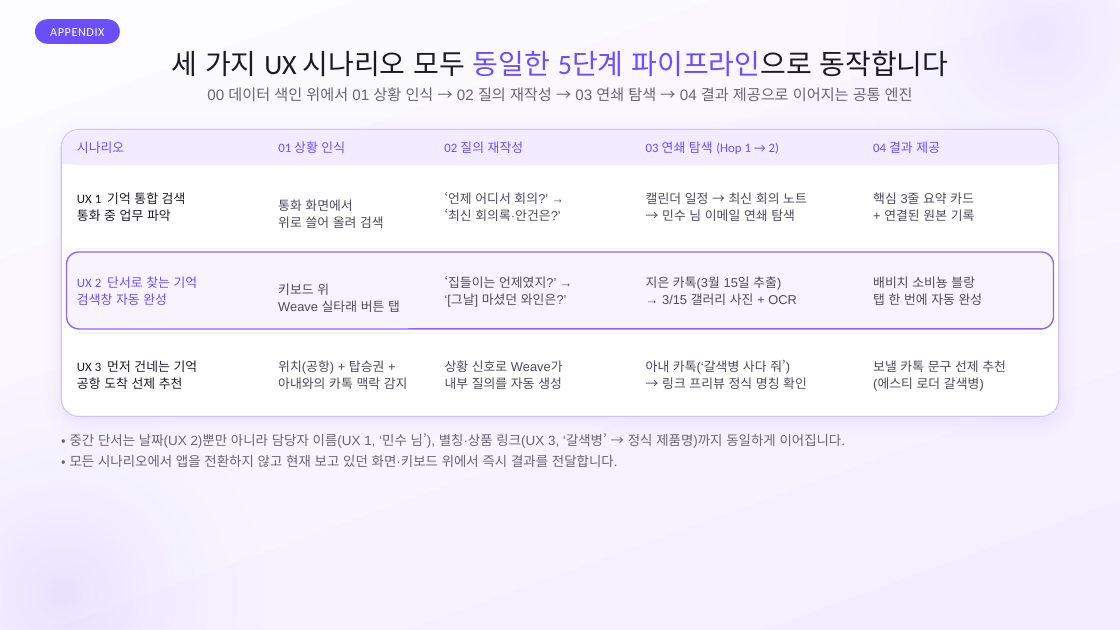
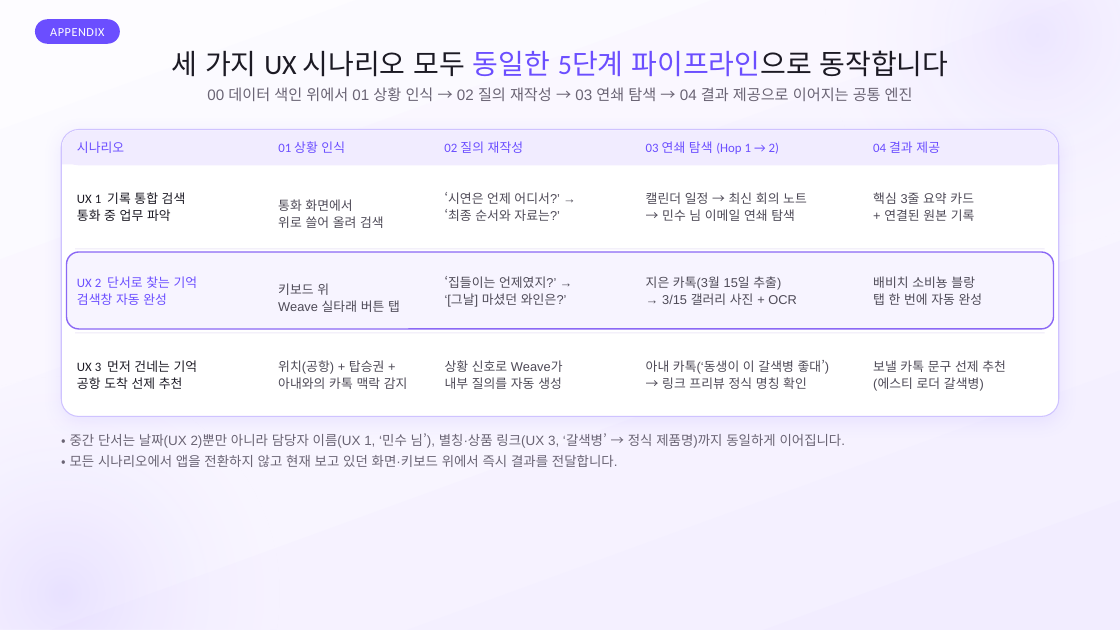
Before and after one commit to SB-Jo/t3, a slide deck: slide 23 of weave/결선준비/09_HowItWorks/HowItWorks_Argon.pptx. Drawn at 1120x630 pixels with LibreOffice and Linux fonts; fonts in the diff are those of the drawing. Boxes give left, top, right and bottom in pixels: in the first picture for what was removed or moved away, otherwise in the second. Text is boxed around its words. In the diff, an @@ line names an element or a change of style, - is before the commit and + after.

```diff
--- a/weave/결선준비/09_HowItWorks/HowItWorks_Argon.pptx
+++ b/weave/결선준비/09_HowItWorks/HowItWorks_Argon.pptx
@@ text at (x1=77, y1=192, x2=186, y2=204): text changed @@
-UX 1 기억 통합 검색
+UX 1 기록 통합 검색
@@ text at (x1=445, y1=192, x2=560, y2=221): text changed @@
-‘언제 어디서 회의?’ →
-‘최신 회의록·안건은?’
+‘시연은 언제 어디서?’ →
+‘최종 순서와 자료는?’
@@ text at (x1=646, y1=360, x2=830, y2=374): text changed @@
-아내 카톡(‘갈색병 사다 줘’)
+아내 카톡(‘동생이 이 갈색병 좋대’)
```
Also in this commit, not shown: 21 other slides changed, 1 slide removed, 3 other files.
